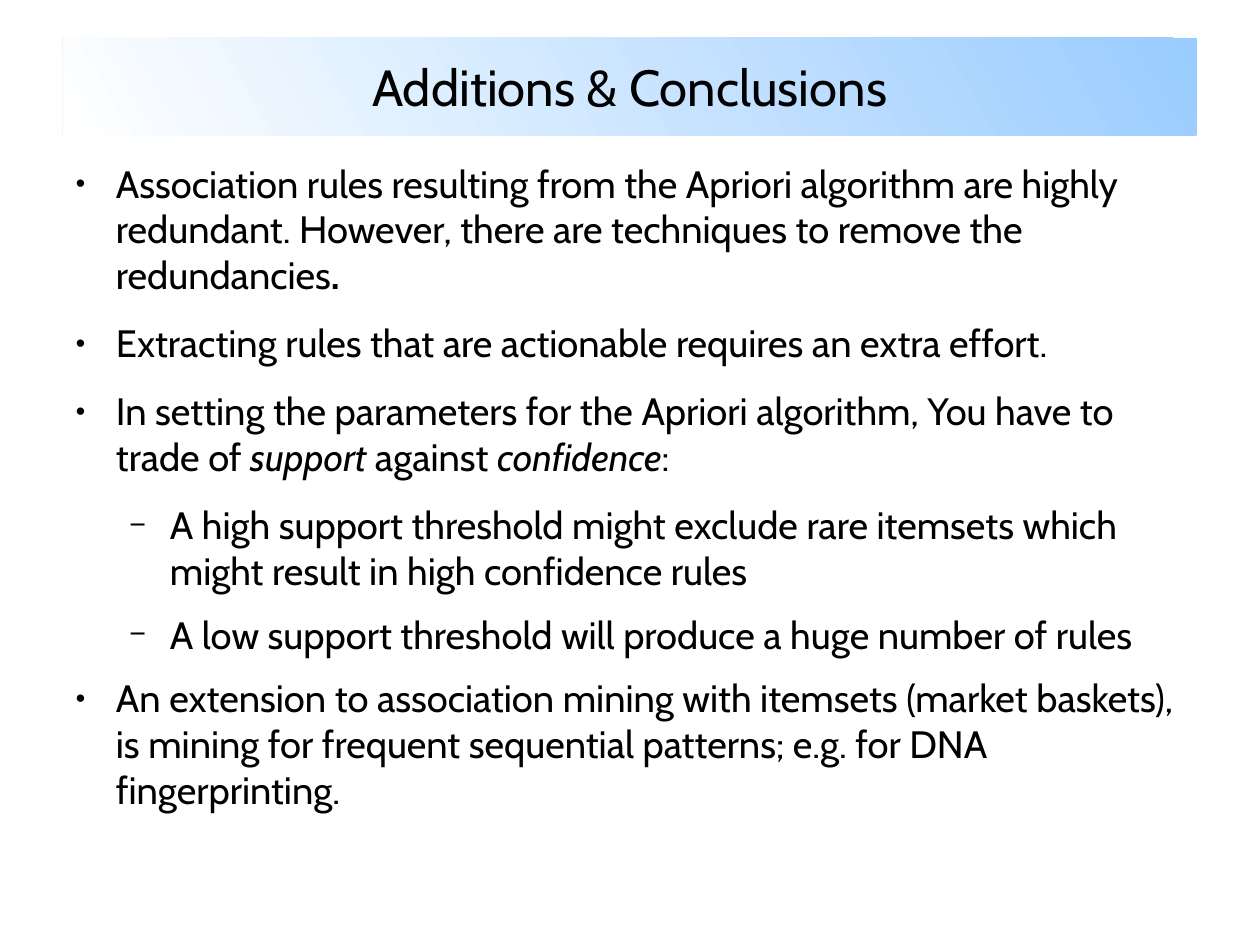
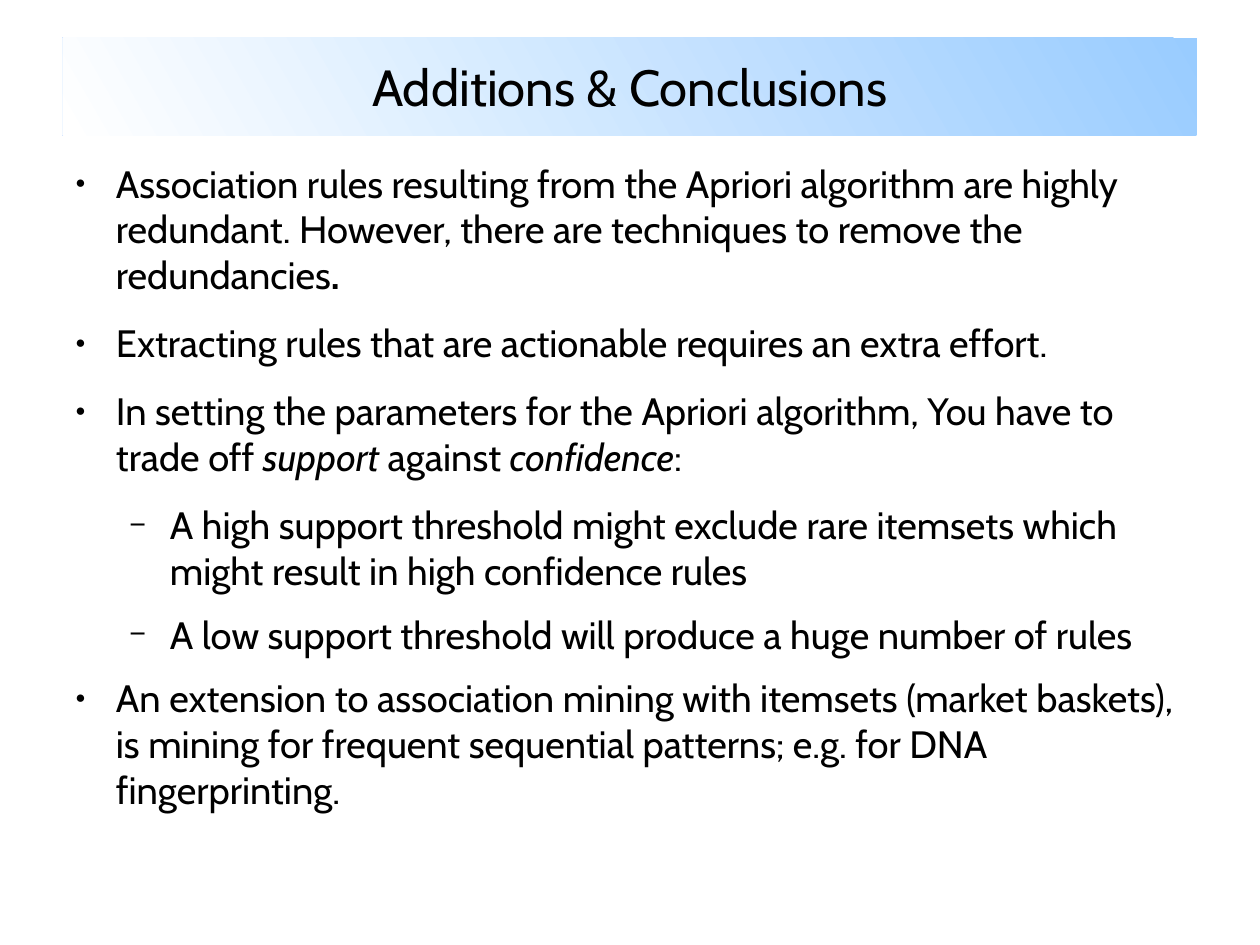
Before and after one commit to mbassi1364/CAS-Applied-Data-Science, a slide deck: slide 10 of Machine-Learning-Project/project.1/metriken.2020-03-14/analysis/prod.dba_hist_sysmetric_summary.2020-02-12-bis-2020-03-14/Report/bassi_oracle_metrics_association_mining.odp. Drawn at 1260x945 pixels with LibreOffice and Linux fonts; fonts in the diff are those of the drawing. Boxes give left, top, right and bottom in pixels: in the first picture for what was removed or moved away, otherwise in the second. Text is boxed around its words. In the diff, an @@ line names an element or a change of style, - is before the commit and + after.

Commit message:
Version 1.0 Korrektur Rechtschreibung in Präsentation

```diff
--- a/Machine-Learning-Project/project.1/metriken.2020-03-14/analysis/prod.dba_hist_sysmetric_summary.2020-02-12-bis-2020-03-14/Report/bassi_oracle_metrics_association_mining.odp
+++ b/Machine-Learning-Project/project.1/metriken.2020-03-14/analysis/prod.dba_hist_sysmetric_summary.2020-02-12-bis-2020-03-14/Report/bassi_oracle_metrics_association_mining.odp
@@ text at [116,396,1114,480]: text changed @@
-● In setting the parameters for the Apriori algorithm, You have to trade of support against confidence:
+● In setting the parameters for the Apriori algorithm, You have to trade off support against confidence:
```
Also in this commit, not shown: 1 other file.
